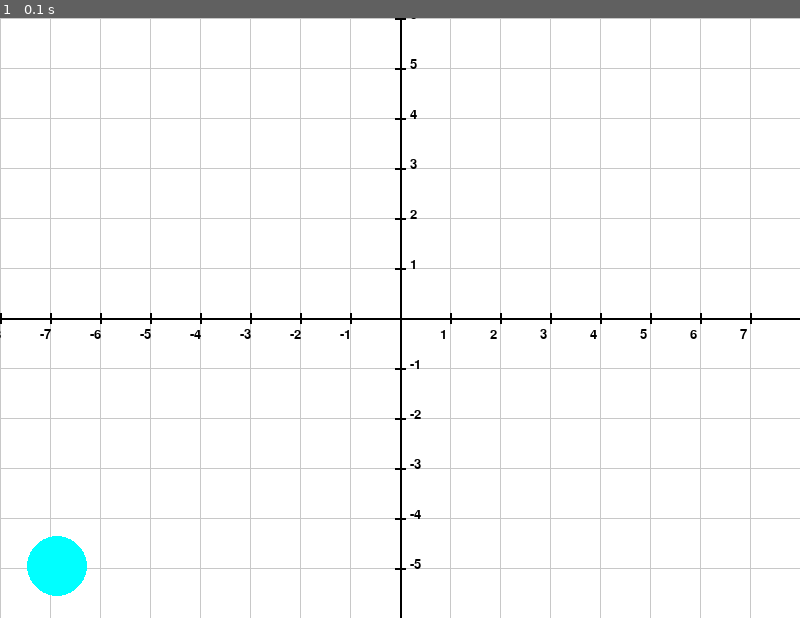
Above: before the commit, frame 1.
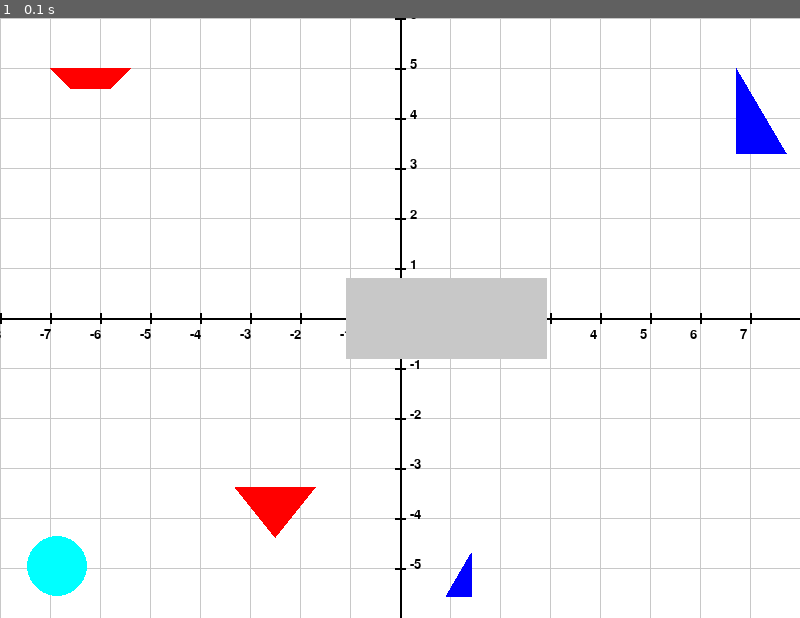
Above: after the commit, the same moment.

Repository: J00naTHan/pygame-2d-draw
Game: pygame game, started from main.py
Two runs of this game, one before a commit and one after it. Both use one fixed random seed, a clock stepped at 60 frames per second and the inputs below.
Inputs:
- Up to frame 1 (0.1 s): no input

The runs differ from the first frame. In frame 1, 4.6% of the frame differs, in the area x 6-99%, y 8-97%.

Commit message:
all shapes added

Diff:
--- a/main.py
+++ b/main.py
@@ -2,6 +2,7 @@
 import sys
 import consts as c
 from coord_plane import coord_plane
+from transformations import translation, scale, rotation
 
 if __name__ == "__main__":
     pygame.init()
@@ -19,11 +20,11 @@
 
         coord_plane(screen)
 
-        #triangle = pygame.draw.polygon(screen, c.RED, [(), (), ()])
-        #rectangle = pygame.draw.polygon(screen, c.GRAY, [(), (), (), ()])
-        #trapezium = pygame.draw.polygon(screen, c.RED, [(), (), (), ()])
-        #trect1 = pygame.draw.polygon(screen, c.BLUE, [(), (), ()])
-        #trect2 = pygame.draw.polygon(screen, c.BLUE, [(), (), ()])
+        triangle = pygame.draw.polygon(screen, c.RED, [(235, 469), (275, 519), (315, 469)])
+        rectangle = pygame.draw.polygon(screen, c.GRAY, [(346, 340), (346, 260), (546, 260), (546, 340)])
+        trapezium = pygame.draw.polygon(screen, c.RED, [(50, 50), (70, 70), (110, 70), (130, 50)])
+        trect1 = pygame.draw.polygon(screen, c.BLUE, [(786, 135), (736, 50), (736, 135)])
+        trect2 = pygame.draw.polygon(screen, c.BLUE, [(446, 578), (471, 578), (471, 578 - 42.5)])
         circle = pygame.draw.circle(screen, c.TURQUOISE, (57, 548), 30)
 
         pygame.display.flip()
